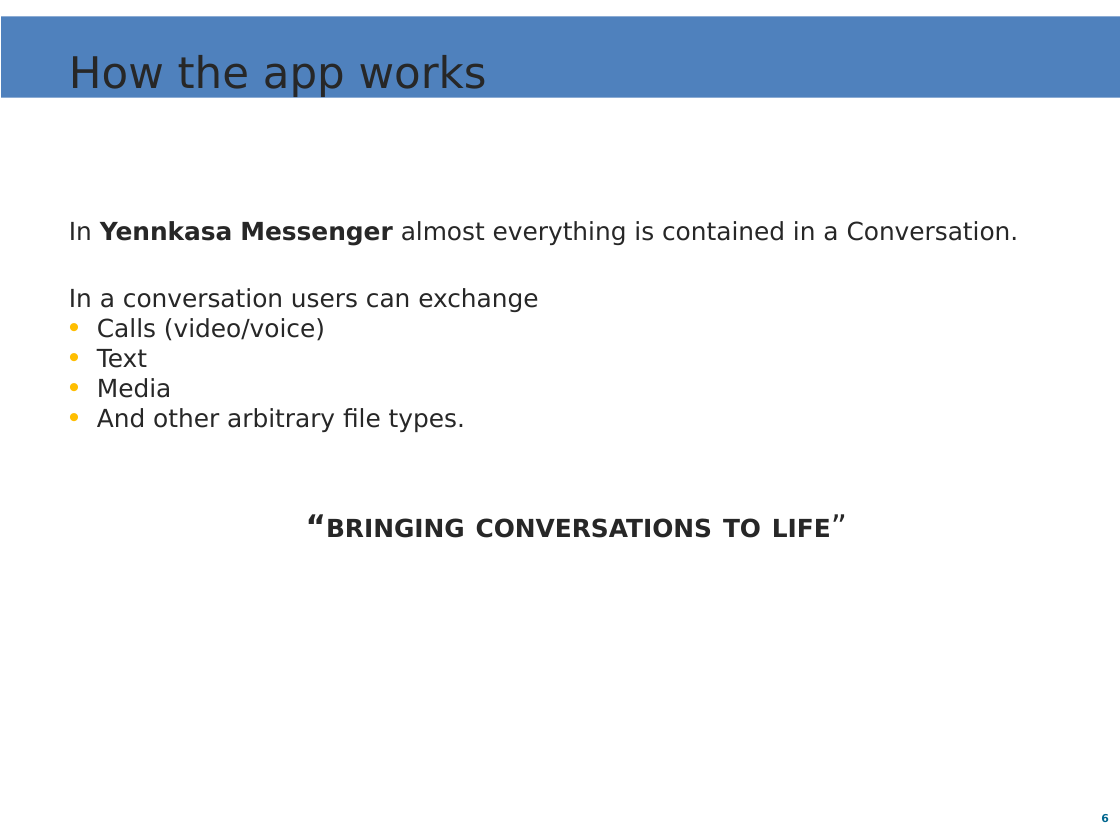
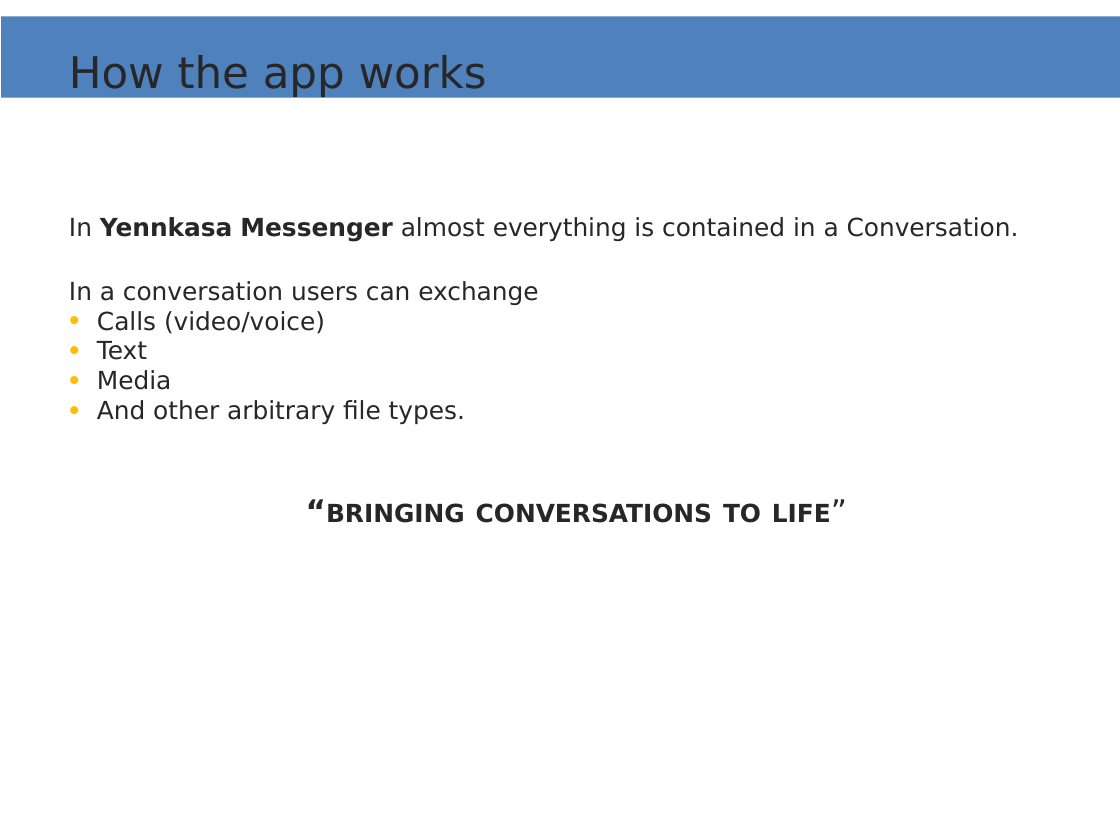
Before and after one commit to yaaminu/yennkasa-android, a slide deck: slide 6 of app-challenge presentation.pptx. Drawn at 1120x840 pixels with LibreOffice and Linux fonts; fonts in the diff are those of the drawing; background and template pictures are left out. Boxes give left, top, right and bottom in pixels: in the first picture for what was removed or moved away, otherwise in the second. Text is boxed around its words. In the diff, an @@ line names an element or a change of style, - is before the commit and + after.

Commit message:
fix the terms and condition link update app challenge presentation to use yennkasa

```diff
--- a/app-challenge presentation.pptx
+++ b/app-challenge presentation.pptx
@@ text "In Yennkasa Messenger almost everything ..." rewrapped from (69,221,1019,538) to (69,217,1019,523) @@
@@ page number removed at (1101,814,1109,822) @@
-6
```
Also in this commit, not shown: 8 other slides changed, 2 other files.
